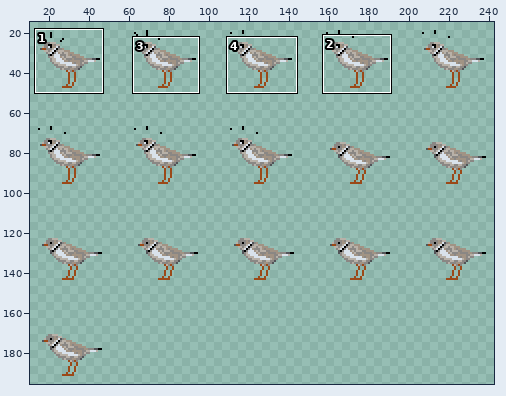
Sprite sheet -- Assets/Textures/Plover/Idle/Plover_Idle_Surprise.png. Above, an overview of the earlier version with the close-up marked.
Close-up. Before the edit:
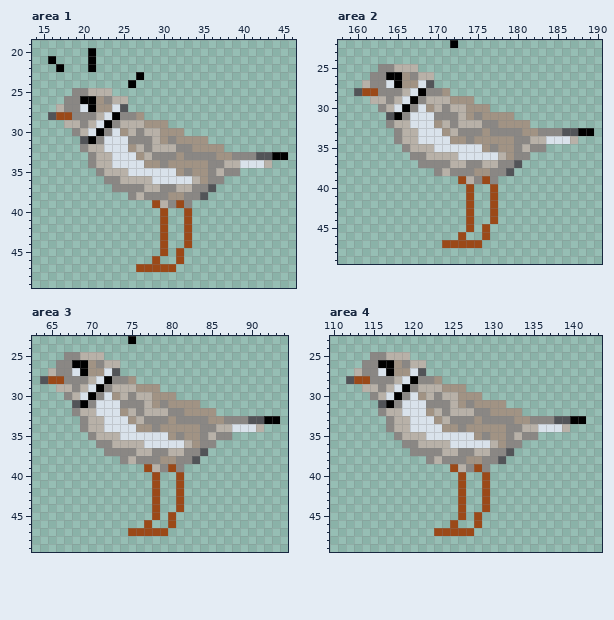
The file is 256x256 pixels. Shown: area 1: x 14..46, y 19..49; area 2: x 158..190, y 22..49; area 3: x 63..94, y 23..49; area 4: x 110..143, y 23..49. The wide view leaves out empty margins. The commit also changed other parts of the picture, which this record leaves out.
The same view after the edit:
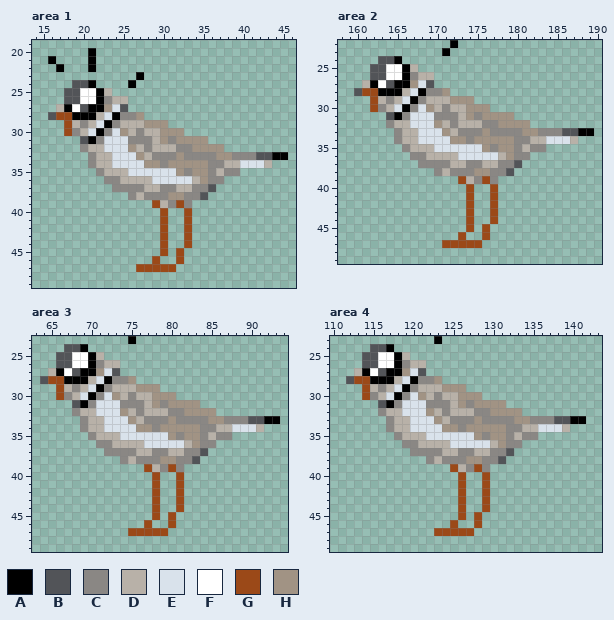
Palette (. is transparent): A #000000  B #525458  C #8a8784  D #b8b1a8  E #d9e2eb  F #ffffff  G #9b4918  H #a19384
From old to new:
{"where": "area 1"}
{"y":24,"x":19,"old":"...","new":"BBA"}
{"y":25,"x":18,"old":".CCDD","new":"BBFFA"}
{"y":26,"x":18,"old":"CCAAH","new":"BBFFA"}
{"y":27,"x":18,"old":"CCE","new":"AFB"}
{"y":27,"x":22,"old":"H","new":"A"}
{"y":28,"x":19,"old":"CCC","new":"AAA"}
{"y":29,"x":18,"old":"D","new":"G"}
{"y":30,"x":18,"old":".","new":"G"}
{"where": "area 2"}
{"y":23,"x":171,"old":".","new":"A"}
{"y":24,"x":163,"old":"...","new":"BBA"}
{"y":25,"x":162,"old":".CCDD","new":"BBFFA"}
{"y":26,"x":162,"old":"CCAAH","new":"BBFFA"}
{"y":27,"x":162,"old":"CCE","new":"AFB"}
{"y":27,"x":166,"old":"H","new":"A"}
{"y":28,"x":163,"old":"CCC","new":"AAA"}
{"y":29,"x":162,"old":"D","new":"G"}
{"y":30,"x":162,"old":".","new":"G"}
{"where": "area 3"}
{"y":24,"x":67,"old":"...","new":"BBA"}
{"y":25,"x":66,"old":".CCDD","new":"BBFFA"}
{"y":26,"x":66,"old":"CCAAH","new":"BBFFA"}
{"y":27,"x":66,"old":"CCE","new":"AFB"}
{"y":27,"x":70,"old":"H","new":"A"}
{"y":28,"x":67,"old":"CCC","new":"AAA"}
{"y":29,"x":66,"old":"D","new":"G"}
{"y":30,"x":66,"old":".","new":"G"}
{"where": "area 4"}
{"y":23,"x":123,"old":".","new":"A"}
{"y":24,"x":115,"old":"...","new":"BBA"}
{"y":25,"x":114,"old":".CCDD","new":"BBFFA"}
{"y":26,"x":114,"old":"CCAAH","new":"BBFFA"}
{"y":27,"x":114,"old":"CCE","new":"AFB"}
{"y":27,"x":118,"old":"H","new":"A"}
{"y":28,"x":115,"old":"CCC","new":"AAA"}
{"y":29,"x":114,"old":"D","new":"G"}
{"y":30,"x":114,"old":".","new":"G"}
{"label":"changed","picture_box":[64,80,104,136]}
{"label":"added","picture_box":[442,48,450,56]}
{"label":"changed","picture_box":[370,56,410,112]}
{"label":"changed","picture_box":[56,344,96,400]}
{"label":"added","picture_box":[434,336,442,344]}
{"label":"changed","picture_box":[362,344,402,400]}
